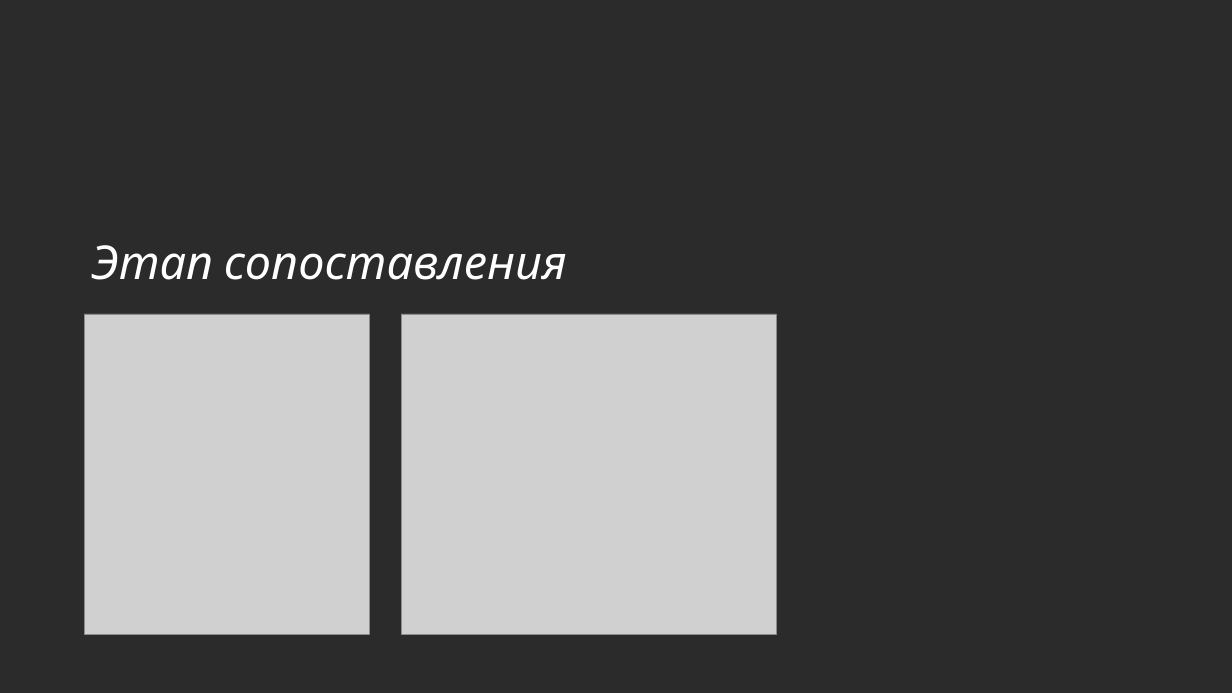
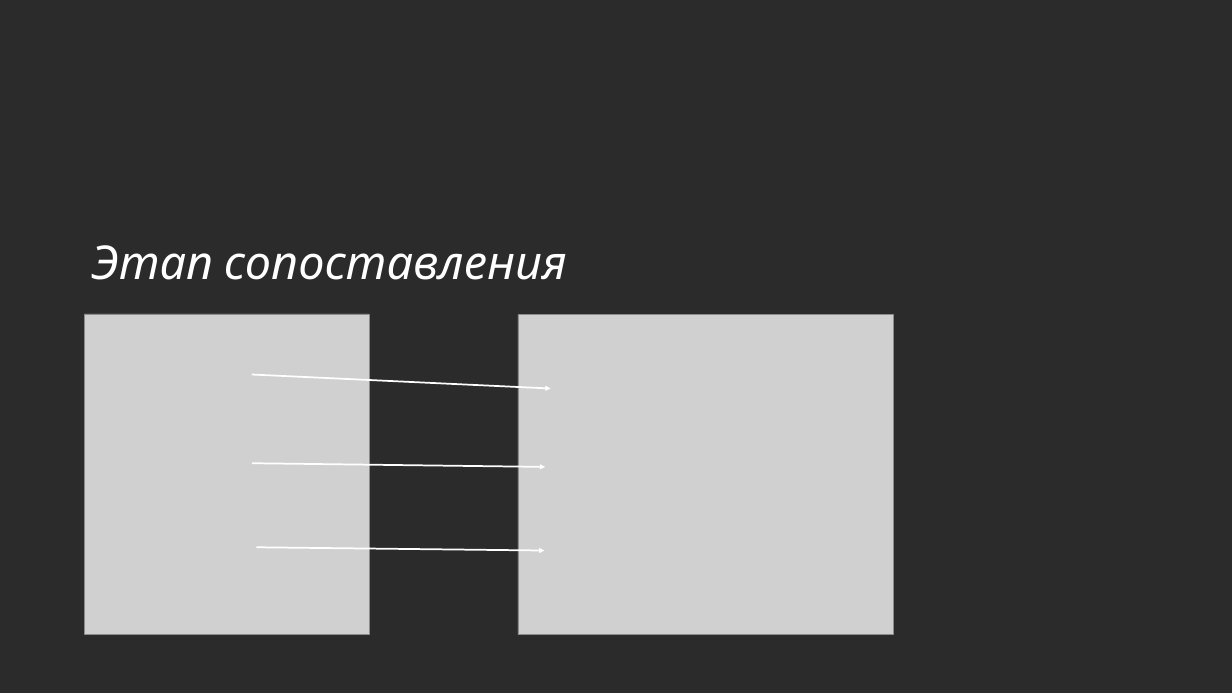
Before and after one commit to Stanislav-Povolotsky/agora-hackaton-2022, a slide deck: slide 8 of docs/AGORA HACK - 1 КЕЙС - 100zers.pptx. Drawn at 1232x693 pixels with LibreOffice and Linux fonts; fonts in the diff are those of the drawing; grey boxes stand for pictures; background and template pictures are left out; a plain dark background stands for a picture behind light text. Boxes give left, top, right and bottom in pixels: in the first picture for what was removed or moved away, otherwise in the second. Text is boxed around its words. In the diff, an @@ line names an element or a change of style, - is before the commit and + after.

```diff
--- a/docs/AGORA HACK - 1 КЕЙС - 100zers.pptx
+++ b/docs/AGORA HACK - 1 КЕЙС - 100zers.pptx
@@ picture: place and size @@
-picture at (401,314,776,634)
+picture at (518,315,892,635)
@@ arrow added from (252, 374) to (551, 388), #FFFFFF 2.25 pt @@
@@ arrow added from (252, 463) to (545, 467), #FFFFFF 2.25 pt @@
@@ arrow added from (257, 547) to (544, 551), #FFFFFF 2.25 pt @@
```
Also in this commit, not shown: 3 other slides changed.
